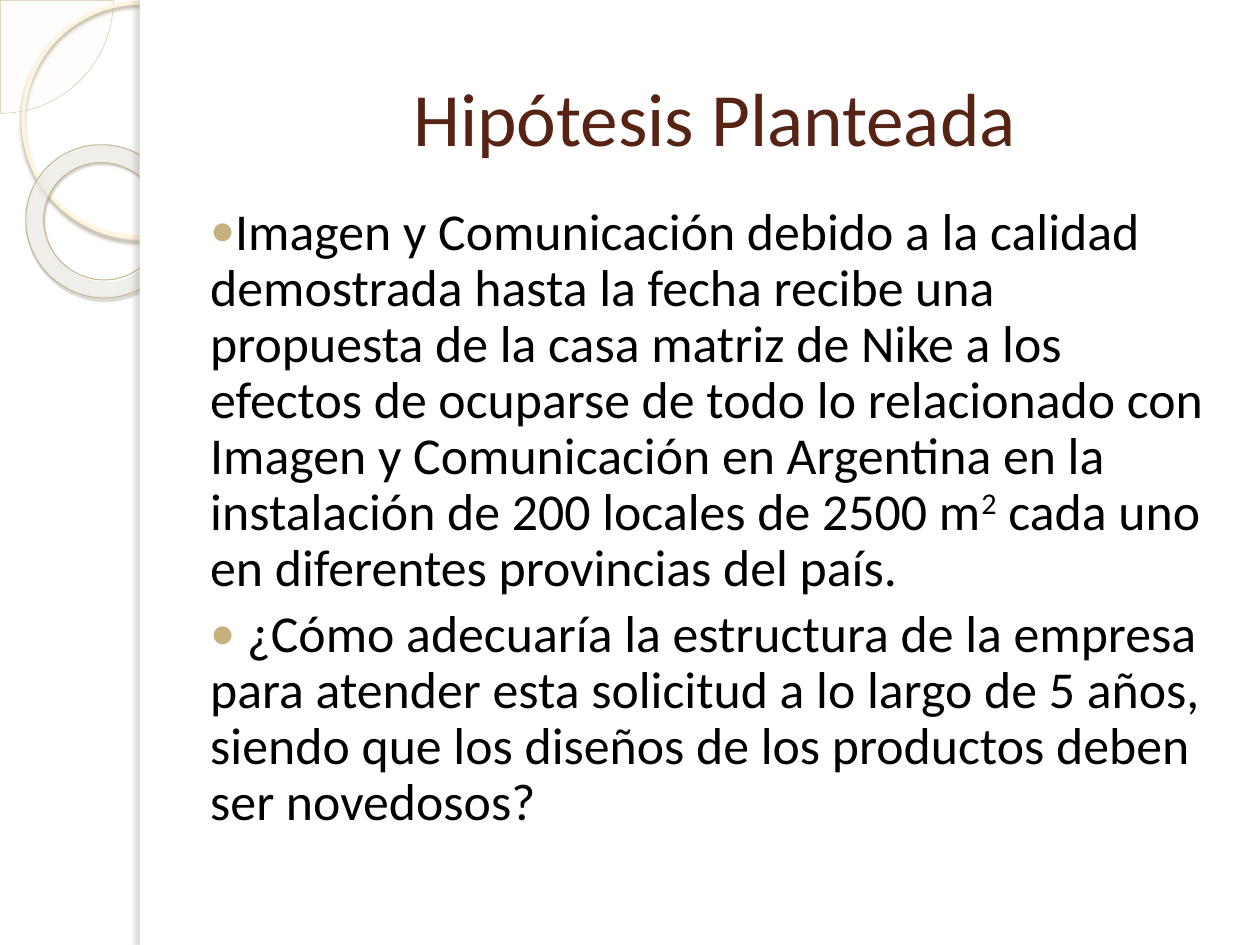
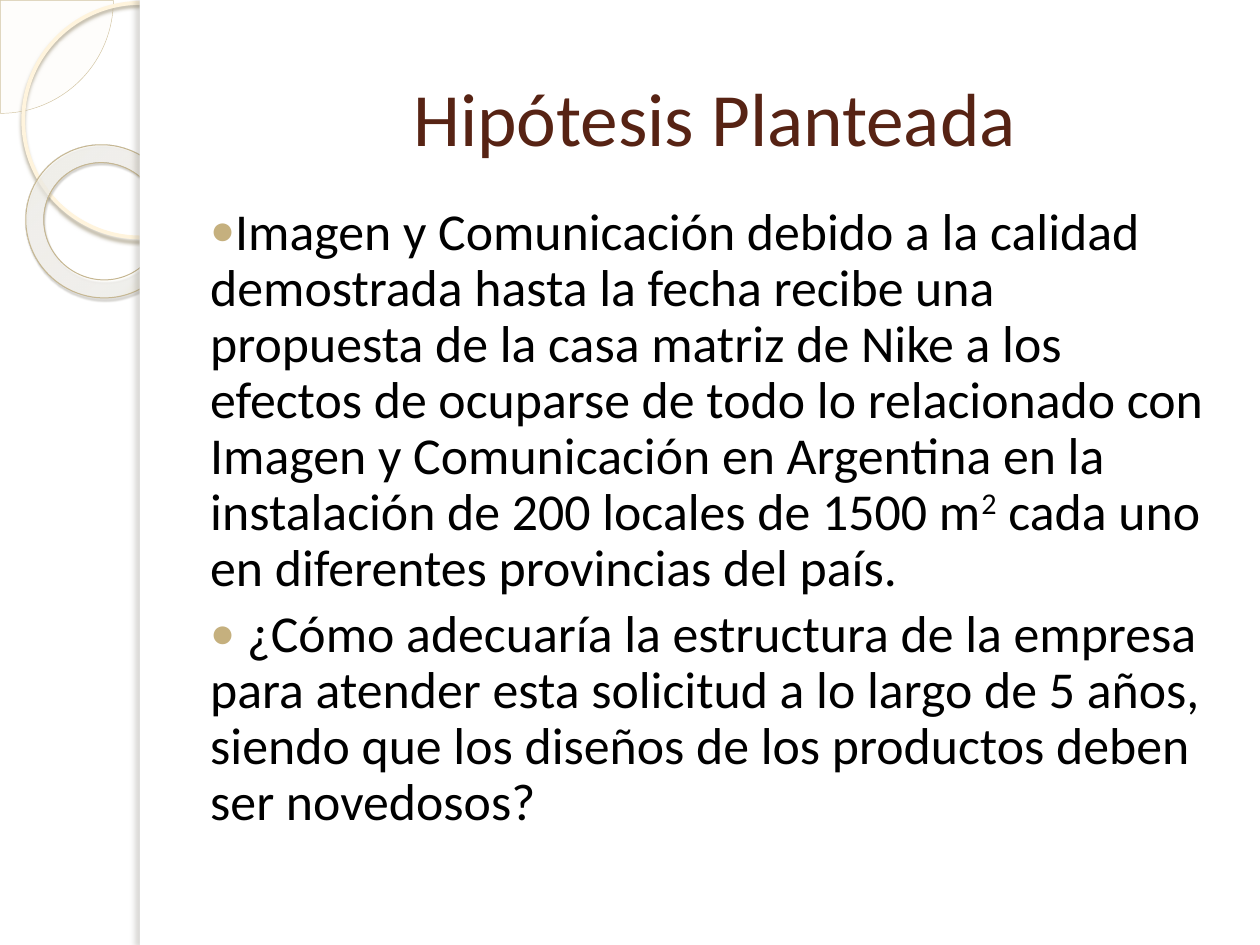
Before and after one commit to Bloodclot24/empresitas, a slide deck: slide 18 of Presentacion/Presentacion.pptx. Drawn at 1260x945 pixels with LibreOffice and Linux fonts; fonts in the diff are those of the drawing; background and template pictures are left out. Boxes give left, top, right and bottom in pixels: in the first picture for what was removed or moved away, otherwise in the second. Text is boxed around its words. In the diff, an @@ line names an element or a change of style, - is before the commit and + after.

```diff
--- a/Presentacion/Presentacion.pptx
+++ b/Presentacion/Presentacion.pptx
@@ text at (x1=210, y1=214, x2=1203, y2=595): text changed @@
-● Imagen y Comunicación debido a la calidad demostrada hasta la fecha recibe una propuesta de la casa matriz de Nike a los efectos de ocuparse de todo lo relacionado con Imagen y Comunicación en Argentina en la instalación de 200 locales de 2500 m2 cada uno en diferentes provincias del país.
+● Imagen y Comunicación debido a la calidad demostrada hasta la fecha recibe una propuesta de la casa matriz de Nike a los efectos de ocuparse de todo lo relacionado con Imagen y Comunicación en Argentina en la instalación de 200 locales de 1500 m2 cada uno en diferentes provincias del país.
```
Also in this commit, not shown: 7 other slides changed, 1 other file.
